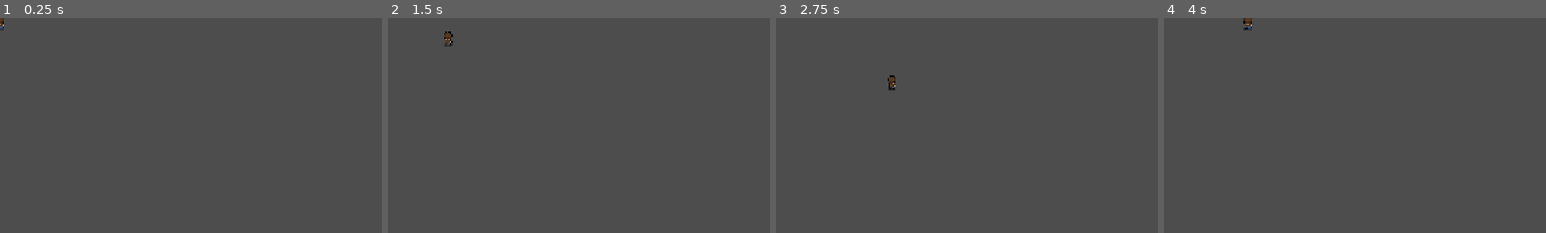
Above: before the commit, frames 1-4 (left to right).
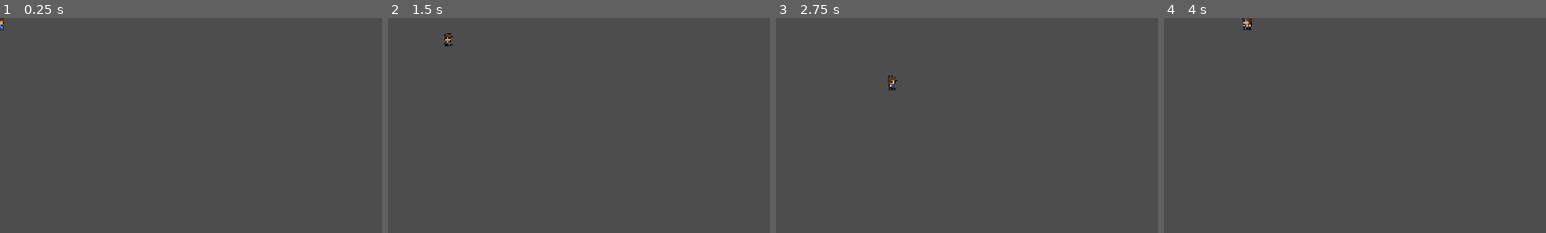
Above: after the commit, the same moments.

Repository: YiQian-cyper/Godot-work-with-ai-project
Game: Godot game, scene res://scences/world.tscn
Two runs of this game, one before a commit and one after it. Both use one fixed random seed, a clock stepped at 60 frames per second and the inputs below. The project has no main scene, so this scene is started directly.
Inputs:
- Up to frame 1 (0.25 s): no input
- Up to frame 2 (1.5 s): tap Enter at 0.5 s; hold Right (ui_right) 0.53-1.28 s; hold Down (ui_down) from 1.28 s (still down)
- Up to frame 3 (2.75 s): tap Space at 2 s; release Down (ui_down) at 2.03 s; hold Right (ui_right) from 2.03 s (still down)
- Up to frame 4 (4 s): release Right (ui_right) at 2.78 s; hold Up (ui_up) 2.78-3.53 s; hold Left (ui_left) from 3.53 s (still down)
The pictures show only the part of the screen within x 0-50%, y 0-50%; the shares and areas given below are measured in that part.

The runs differ from the first frame. In frame 1, less than 0.1% of the frame differs, in the area x 0-1%, y 0-6%; in frame 2, less than 0.1%; in frame 3, less than 0.1%, in the area x 29-32%, y 26-34%; in frame 4, less than 0.1%.

Commit message:
Player: switch idle/walk animations based on movement direction

Diff:
--- a/scripts/player.gd
+++ b/scripts/player.gd
@@ -1,9 +1,30 @@
 extends CharacterBody2D
 
 @export var speed: float = 120.0
+
+@onready var sprite: AnimatedSprite2D = $AnimatedSprite2D
+
+var _facing := "down"
 
 
 func _physics_process(_delta: float) -> void:
 	var direction := Input.get_vector("ui_left", "ui_right", "ui_up", "ui_down")
 	velocity = direction * speed
 	move_and_slide()
+	_update_animation(direction)
+
+
+func _update_animation(direction: Vector2) -> void:
+	var moving := direction != Vector2.ZERO
+	if moving:
+		if absf(direction.x) >= absf(direction.y):
+			_facing = "right" if direction.x > 0.0 else "left"
+		else:
+			_facing = "down" if direction.y > 0.0 else "up"
+
+	var anim_dir := "right" if _facing == "left" else _facing
+	sprite.flip_h = _facing == "left"
+
+	var anim_name := ("walk_" if moving else "idle_") + anim_dir
+	if sprite.animation != anim_name:
+		sprite.play(anim_name)
